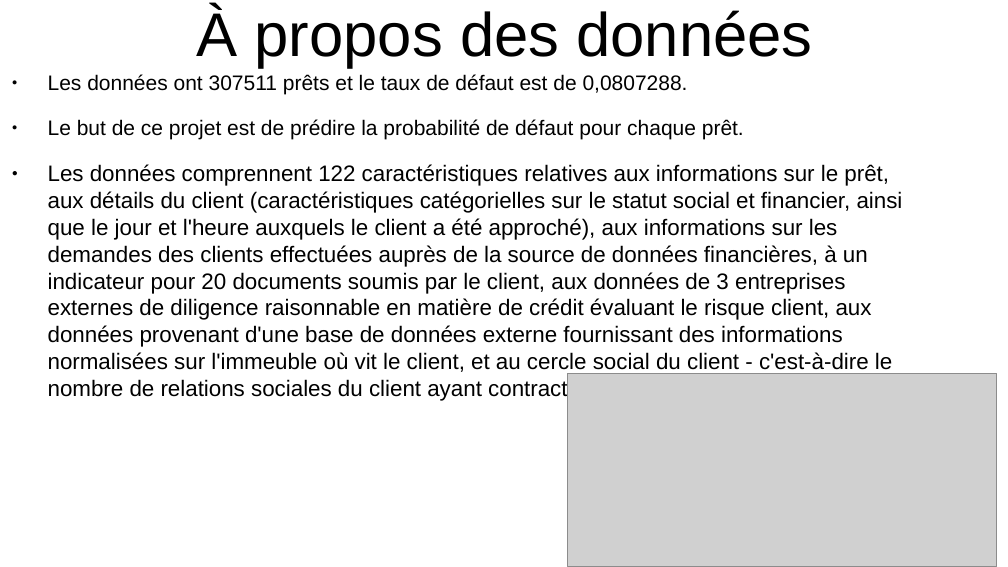
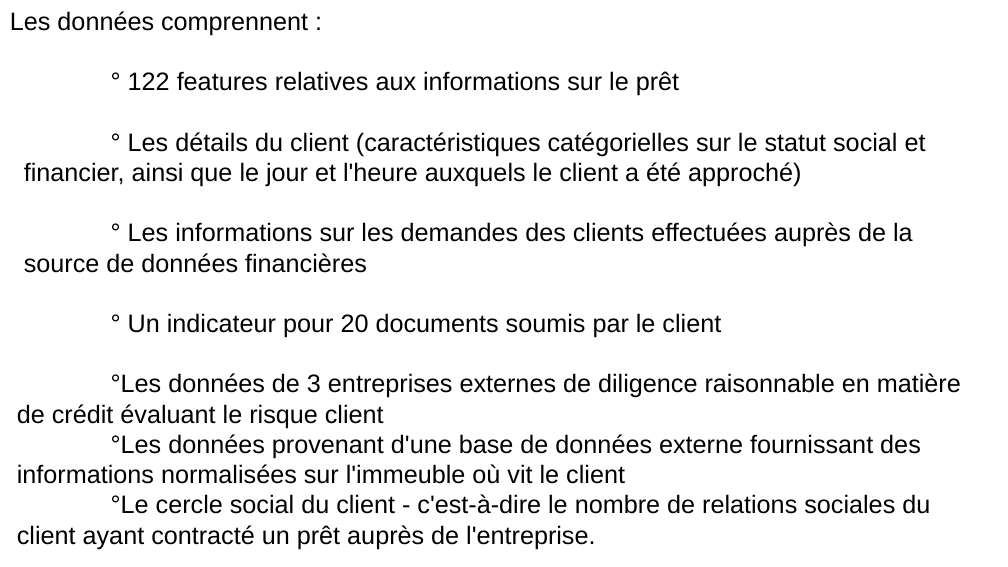
Before and after one commit to kkouakou/Project7, a slide deck: slide 10 of Project 7 P 7 presentation Powerpoint.pptx (slide 9 before the commit). Drawn at 1008x567 pixels with LibreOffice and Linux fonts; fonts in the diff are those of the drawing; grey boxes stand for pictures. Boxes give left, top, right and bottom in pixels: in the first picture for what was removed or moved away, otherwise in the second. Text is boxed around its words. In the diff, an @@ line names an element or a change of style, - is before the commit and + after.

```diff
--- a/Project 7 P 7 presentation Powerpoint.pptx
+++ b/Project 7 P 7 presentation Powerpoint.pptx
@@ text at bbox=[10, 11, 961, 549]: text changed; size 16 to 18 pt @@
-● Les données ont 307511 prêts et le taux de défaut est de 0,0807288.
-● Le but de ce projet est de prédire la probabilité de défaut pour chaque prêt.
-● Les données comprennent 122 caractéristiques relatives aux informations sur le prêt, aux détails du client (caractéristiques catégorielles sur le statut social et financier, ainsi que le jour et l'heure auxquels le client a été approché), aux informations sur les demandes des clients effectuées auprès de la source de données financières, à un indicateur pour 20 documents soumis par le client, aux données de 3 entreprises externes de diligence raisonnable en matière de crédit évaluant le risque client, aux données provenant d'une base de données externe fournissant des informations normalisées sur l'immeuble où vit le client, et au cercle social du client - c'est-à-dire le nombre de relations sociales du client ayant contracté un prêt auprès de l'entreprise.
+Les données comprennent :
+° 122 features relatives aux informations sur le prêt
+° Les détails du client (caractéristiques catégorielles sur le statut social et financier, ainsi que le jour et l'heure auxquels le client a été approché)
+° Les informations sur les demandes des clients effectuées auprès de la source de données financières
+° Un indicateur pour 20 documents soumis par le client
+°Les données de 3 entreprises externes de diligence raisonnable en matière de crédit évaluant le risque client
+°Les données provenant d'une base de données externe fournissant des informations normalisées sur l'immeuble où vit le client
+°Le cercle social du client - c'est-à-dire le nombre de relations sociales du client ayant contracté un prêt auprès de l'entreprise.
@@ text removed at bbox=[197, 7, 812, 68] @@
-À propos des données
@@ picture removed at bbox=[568, 373, 997, 566] @@
```
Also in this commit, not shown: 4 other slides changed, 2 slides added, 1 slide removed.
